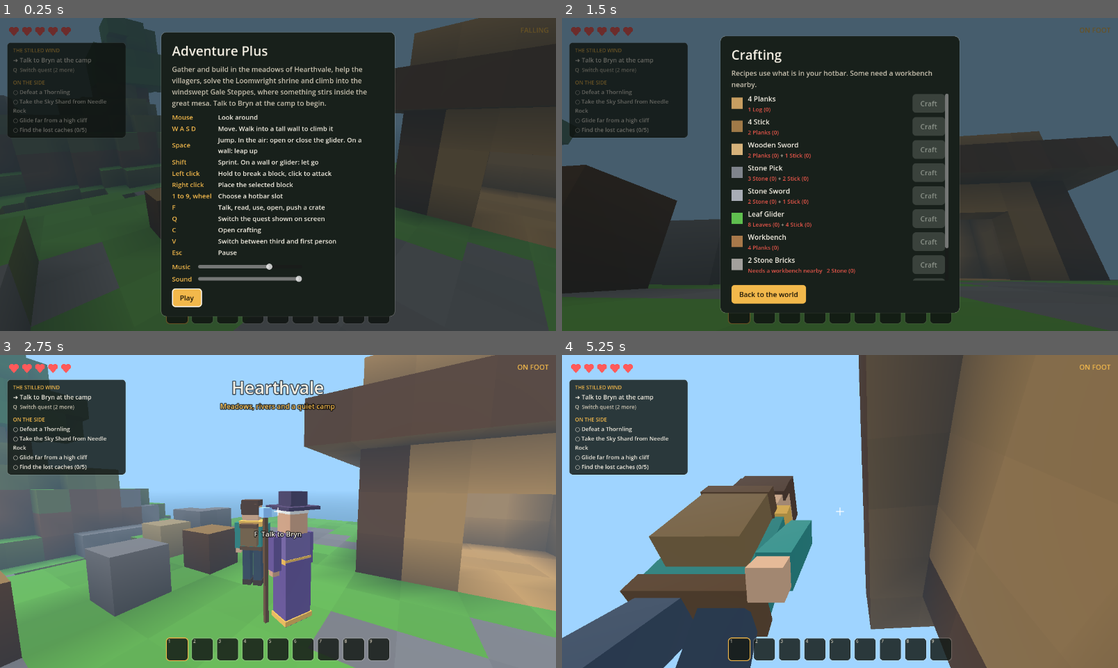
Above: before the commit, frames 1-4 (two rows, left to right).
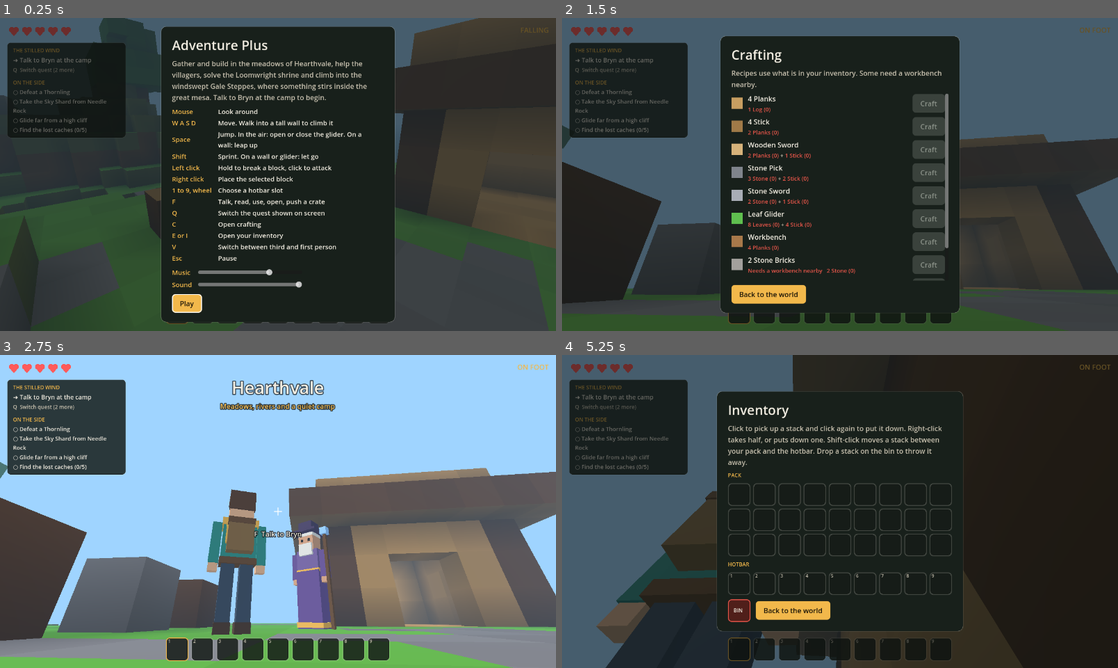
Above: after the commit, the same moments.

Repository: andrewsmith4501-oss/adventure-plus
Game: Godot game, scene res://main.tscn
Two runs of this game, one before a commit and one after it. Both use one fixed random seed, a clock stepped at 60 frames per second and the inputs below.
Inputs (mouse positions are in pixels of both pictures, inside the frame that each line leads up to):
- Up to frame 1 (0.25 s): no input
- Up to frame 2 (1.5 s): click "Play" at 0.5 s; tap Enter at 1.25 s; move the mouse to (867, 174) at 1.27 s; hold W from 1.28 s (still down); tap C at 1.35 s; click (867, 174) at 1.42 s
- Up to frame 3 (2.75 s): tap Space at 1.52 s; tap E at 1.55 s; release W at 2 s; click (233, 611) at 2 s, where only the run after the commit has a clickable "Back to the world"
- Up to frame 4 (5.25 s): move the mouse to (812, 511) at 2.77 s; hold W 2.78-3.5 s; tap E at 2.85 s; click (812, 511) at 2.92 s; tap Space at 3.02 s; tap I at 3.05, 4.35 s; click (767, 630) at 3.5 s, where only the run before the commit has a clickable "Back to the world"; move the mouse to (851, 505) at 4.27 s; hold W from 4.28 s (still down); click (851, 505) at 4.42 s; tap Tab at 4.55, 5.1 s; move the mouse to (834, 517) at 5.02 s; click (834, 517) at 5.17 s

The runs differ from the first frame. In frame 1, 9.0% of the frame differs, in the area x 28-72%, y 2-98%; in frame 2, 4.6%; in frame 3, 61%; in frame 4, 98%, in the area x 0-100%, y 0-100%.

Commit message:
Fix Wren's bridge check and add a block-game style inventory
- The bridge check only accepted a walkway reachable from the ground at
  one exact spot on each bank, so bridges built off the flag posts or
  higher up never counted. It now accepts any dry walkway across the
  river near the flags (steps of at most one block), and it also counts
  a bridge built before meeting Wren.
- Inventory (E or I): a 27-slot pack plus the hotbar, with pick up and
  put down, right-click to split or place one, shift-click between pack
  and hotbar, and a bin. Crafting and pickups use the whole inventory.
- Playtest: 68 checks pass (the bridge test now builds a high bridge off
  the posts).

Co-Authored-By: Claude Opus 5.5 <noreply@anthropic.com>
Claude-Session: https://claude.ai/code/session_01PrQutiwT3uzNgQf1qZqPAJ

Diff:
--- a/scripts/game.gd
+++ b/scripts/game.gd
@@ -83,7 +83,7 @@
 	]},
 	{"title": "A Bridge for Wren", "steps": [
 		{"id": "wren_talk", "text": "Meet Wren by the river, north-east of camp"},
-		{"id": "bridge", "text": "Build a dry bridge between Wren's two flag posts"},
+		{"id": "bridge", "text": "Build a dry bridge across the river by Wren's flag posts"},
 		{"id": "wren_return", "text": "Tell Wren the bridge is ready"},
 	]},
 	{"title": "The Hearthroot Shrine", "steps": [
@@ -138,7 +138,12 @@
 var npcs: Array = []
 var camera: Camera3D
 var enemies: Array = []
+## slots[0..8] are the hotbar, slots[9..35] the pack (the rest of the inventory).
 var slots: Array = []
+const HOTBAR := 9
+const PACK := 27
+## The stack picked up with the mouse in the inventory screen, or null.
+var cursor = null
 var sel := 0
 var running := false
 var started := false
@@ -235,6 +240,8 @@
 	add_child(hud)
 	hud.play_pressed.connect(_resume)
 	hud.craft_closed.connect(_resume)
+	hud.inv_closed.connect(_resume)
+	hud.inv_clicked.connect(_inv_click)
 	hud.respawn_pressed.connect(_respawn)
 	hud.craft_requested.connect(_craft)
 	hud.music_volume_changed.connect(audio.set_music_volume)
@@ -250,7 +257,7 @@
 		e.place_on_ground(world)
 		enemies.append(e)
 
-	slots.resize(9)
+	slots.resize(HOTBAR + PACK)
 	hud.set_hearts(player.hp, player.max_hp)
 	_render_quest()
 	_render_hotbar()
@@ -398,7 +405,7 @@
 			slots[i] = {"id": id, "n": n}
 			_render_hotbar()
 			return true
-	toast("Hotbar full")
+	toast("Inventory full")
 	return false
 
 
@@ -425,7 +432,9 @@
 
 
 func _render_hotbar() -> void:
-	hud.render_hotbar(slots, sel, items)
+	hud.render_hotbar(slots.slice(0, HOTBAR), sel, items)
+	if hud.screens["inv"].visible:
+		hud.render_inventory(slots, cursor, items)
 	player.set_held(sel_item())
 
 
@@ -638,16 +647,25 @@
 func _talk_to_wren() -> void:
 	if wren.walking():
 		_say("Wren", ["Coming, coming! Carts are slow, and so am I."])
+	elif not done.has("wren_talk") and done.has("bridge"):
+		_say("Wren", [
+			"Oh! Hello there! I'm Wren. I build things: gliders, gadgets, anything with a spring in it.",
+			"My cart's been stuck on this side of the river since the old ford washed out... and you've built a bridge! Did you read my mind?",
+			"Here's my thanks: ladders and spring pads. Craft them at a workbench. Ladders cost no stamina, and they cling to anything, even Loomstone.",
+			"A spring pad flings you into the sky, so open your glider at the top. I'll set up a workbench by Bryn's fire.",
+		], func() -> void:
+			complete("wren_talk")
+			_reward_wren())
 	elif not done.has("wren_talk"):
 		_say("Wren", [
 			"Oh! Hello there! I'm Wren. I build things: gliders, gadgets, anything with a spring in it.",
 			"My cart's stuck on this side of the river. The old ford washed out, and carts don't swim.",
 			"Bryn's camp is just over there, and I'd love to set up shop by the fire. Could you build me a bridge?",
-			"Anything from my flag post to the one across the water. Planks, stone, even dirt. It just has to be dry, with no step taller than one block.",
+			"Anything across the water near my red flags. Planks, stone, even dirt. It just has to be dry, with no step taller than one block.",
 		], func() -> void: complete("wren_talk"))
 	elif not done.has("bridge"):
 		_say("Wren", [
-			"From my red flag to the other one. Keep it above the water and no steps taller than one block, or the cart tips over.",
+			"Across the river, somewhere near my red flags. Keep it above the water and no steps taller than one block, or the cart tips over.",
 		])
 	elif not done.has("wren_return"):
 		_say("Wren", [
@@ -739,6 +757,7 @@
 # ---------------------------------------------------------------- pause / screens
 
 func _resume() -> void:
+	_return_cursor()
 	hud.show_screen("")
 	Input.mouse_mode = Input.MOUSE_MODE_CAPTURED
 	running = true
@@ -765,6 +784,90 @@
 		Input.mouse_mode = Input.MOUSE_MODE_VISIBLE
 		hud.render_recipes(_recipe_rows())
 		hud.show_screen("craft")
+
+
+func _toggle_inventory() -> void:
+	if hud.screens["inv"].visible:
+		_resume()
+	elif running and not talking():
+		running = false
+		mouse_down = false
+		Input.mouse_mode = Input.MOUSE_MODE_VISIBLE
+		hud.render_inventory(slots, cursor, items)
+		hud.show_screen("inv")
+
+
+## Inventory clicks, like a block game: left click picks up or puts down a
+## stack (swapping or merging), right click takes half or puts down one,
+## shift-click moves a stack between the hotbar and the pack. Slot -1 is the bin.
+func _inv_click(i: int, button: int, shift: bool) -> void:
+	if i < 0:
+		if cursor != null:
+			audio.play("break_soft", -6.0)
+			toast("Threw away %d %s" % [cursor["n"], items[cursor["id"]]["name"]])
+			cursor = null
+	else:
+		var st = slots[i]
+		if shift and button == MOUSE_BUTTON_LEFT and cursor == null:
+			if st != null:
+				var to_pack := i < HOTBAR
+				var lo := HOTBAR if to_pack else 0
+				var hi := HOTBAR + PACK if to_pack else HOTBAR
+				var target := -1
+				for j in range(lo, hi):
+					if slots[j] != null and slots[j]["id"] == st["id"]:
+						target = j
+						break
+				if target < 0:
+					for j in range(lo, hi):
+						if slots[j] == null:
+							target = j
+							break
+				if target >= 0:
+					if slots[target] == null:
+						slots[target] = st
+					else:
+						slots[target]["n"] = int(slots[target]["n"]) + int(st["n"])
+					slots[i] = null
+		elif button == MOUSE_BUTTON_LEFT:
+			if cursor == null:
+				cursor = st
+				slots[i] = null
+			elif st == null:
+				slots[i] = cursor
+				cursor = null
+			elif st["id"] == cursor["id"]:
+				st["n"] = int(st["n"]) + int(cursor["n"])
+				cursor = null
+			else:
+				slots[i] = cursor
+				cursor = st
+		elif button == MOUSE_BUTTON_RIGHT:
+			if cursor == null and st != null:
+				var half := ceili(int(st["n"]) / 2.0)
+				cursor = {"id": st["id"], "n": half}
+				st["n"] = int(st["n"]) - half
+				if int(st["n"]) <= 0:
+					slots[i] = null
+			elif cursor != null and (st == null or st["id"] == cursor["id"]):
+				if st == null:
+					slots[i] = {"id": cursor["id"], "n": 1}
+				else:
+					st["n"] = int(st["n"]) + 1
+				cursor["n"] = int(cursor["n"]) - 1
+				if int(cursor["n"]) <= 0:
+					cursor = null
+	audio.play("ui_click", -8.0, 0.05)
+	_render_hotbar()
+
+
+## Puts a stack still held in the inventory screen back into the inventory.
+func _return_cursor() -> void:
+	if cursor == null:
+		return
+	var c: Dictionary = cursor
+	cursor = null
+	add_item(c["id"], c["n"])
 
 
 # ---------------------------------------------------------------- input
@@ -798,15 +901,21 @@
 		if not k.pressed or k.echo:
 			return
 		var code := k.physical_keycode
-		if code == KEY_C or code == KEY_E:
+		if code == KEY_C:
+			if hud.screens["inv"].visible:
+				_resume()
 			_toggle_craft()
+		elif code == KEY_E or code == KEY_I or code == KEY_TAB:
+			if hud.screens["craft"].visible:
+				_resume()
+			_toggle_inventory()
 		elif code == KEY_ESCAPE:
 			if running and talking():
 				_dialog = []
 				hud.hide_dialog()
 			elif running:
 				_pause()
-			elif hud.screens["craft"].visible:
+			elif hud.screens["craft"].visible or hud.screens["inv"].visible:
 				_resume()
 		elif not running:
 			return
@@ -1159,9 +1268,10 @@
 		_render_quest()
 
 
-## Watches Wren's crossing once you've agreed to build the bridge.
+## Watches Wren's crossing for a finished bridge (even one built before
+## you've met Wren).
 func _update_bridge(dt: float) -> void:
-	if not done.has("wren_talk") or done.has("bridge"):
+	if done.has("bridge"):
 		return
 	_bridge_t -= dt
 	if _bridge_t > 0.0:
@@ -1172,7 +1282,7 @@
 		return
 	if not world.ford_route().is_empty():
 		complete("bridge")
-		toast("Wren: It looks sturdy! Come and tell me.")
+		toast("Wren: It looks sturdy! Come and tell me." if done.has("wren_talk") else "Someone by the river is waving at you")
 
 
 ## Called by the hero when a spring pad launches them.
--- a/scripts/hud.gd
+++ b/scripts/hud.gd
@@ -4,6 +4,8 @@
 
 signal play_pressed
 signal craft_closed
+signal inv_closed
+signal inv_clicked(index: int, button: int, shift: bool)
 signal respawn_pressed
 signal craft_requested(index: int)
 signal music_volume_changed(value: float)
@@ -57,6 +59,10 @@
 var goals_box: VBoxContainer
 var hurt_rect: ColorRect
 var recipes_box: VBoxContainer
+var pack_grid: GridContainer
+var inv_hotbar: HBoxContainer
+var bin_slot: Panel
+var cursor_icon: Control
 var start_title: Label
 var play_button: Button
 var screens := {}
@@ -178,6 +184,7 @@
 
 	_build_start_screen()
 	_build_craft_screen()
+	_build_inventory_screen()
 	_build_dead_screen()
 
 
@@ -282,6 +289,7 @@
 		["F", "Talk, read, use, open, push a crate"],
 		["Q", "Switch the quest shown on screen"],
 		["C", "Open crafting"],
+		["E or I", "Open your inventory"],
 		["V", "Switch between third and first person"],
 		["Esc", "Pause"],
 	]
@@ -320,7 +328,7 @@
 
 
 func _build_craft_screen() -> void:
-	var box := _make_screen("craft", "Crafting", "Recipes use what is in your hotbar. Some need a workbench nearby.")
+	var box := _make_screen("craft", "Crafting", "Recipes use what is in your inventory. Some need a workbench nearby.")
 	var scroll := ScrollContainer.new()
 	scroll.custom_minimum_size = Vector2(500, 430)
 	scroll.horizontal_scroll_mode = ScrollContainer.SCROLL_MODE_DISABLED
@@ -332,6 +340,105 @@
 	var close := _button("Back to the world")
 	close.pressed.connect(func() -> void: craft_closed.emit())
 	box.add_child(close)
+
+
+func _build_inventory_screen() -> void:
+	var box := _make_screen("inv", "Inventory", "Click to pick up a stack and click again to put it down. Right-click takes half, or puts down one. Shift-click moves a stack between your pack and the hotbar. Drop a stack on the bin to throw it away.")
+	box.add_child(_label("PACK", 12, ACCENT))
+	pack_grid = GridContainer.new()
+	pack_grid.columns = 9
+	pack_grid.add_theme_constant_override("h_separation", 6)
+	pack_grid.add_theme_constant_override("v_separation", 6)
+	box.add_child(pack_grid)
+	box.add_child(_label("HOTBAR", 12, ACCENT))
+	inv_hotbar = HBoxContainer.new()
+	inv_hotbar.add_theme_constant_override("separation", 6)
+	box.add_child(inv_hotbar)
+	var row := HBoxContainer.new()
+	row.add_theme_constant_override("separation", 12)
+	bin_slot = Panel.new()
+	bin_slot.custom_minimum_size = Vector2(52, 52)
+	bin_slot.add_theme_stylebox_override("panel", _style(Color(0.35, 0.12, 0.1, 0.85), 8, 0, 0, DANGER, 2))
+	bin_slot.tooltip_text = "Bin: drop a stack here to throw it away"
+	var bl := _label("BIN", 12, INK)
+	bl.position = Vector2(13, 17)
+	bin_slot.add_child(bl)
+	bin_slot.gui_input.connect(func(ev: InputEvent) -> void: _slot_input(ev, -1))
+	row.add_child(bin_slot)
+	var close := _button("Back to the world")
+	close.size_flags_vertical = Control.SIZE_SHRINK_CENTER
+	close.pressed.connect(func() -> void: inv_closed.emit())
+	row.add_child(close)
+	box.add_child(row)
+	cursor_icon = Control.new()
+	cursor_icon.mouse_filter = Control.MOUSE_FILTER_IGNORE
+	cursor_icon.visible = false
+	cursor_icon.z_index = 10
+	root.add_child(cursor_icon)
+
+
+func _slot_input(ev: InputEvent, index: int) -> void:
+	if ev is InputEventMouseButton and ev.pressed:
+		var mb := ev as InputEventMouseButton
+		if mb.button_index == MOUSE_BUTTON_LEFT or mb.button_index == MOUSE_BUTTON_RIGHT:
+			inv_clicked.emit(index, mb.button_index, mb.shift_pressed)
+			get_viewport().set_input_as_handled()
+
+
+## One inventory square: a coloured swatch for the item and its count.
+func _slot_panel(s, items: Dictionary, border: Color, number := "") -> Panel:
+	var p := Panel.new()
+	p.custom_minimum_size = Vector2(52, 52)
+	p.add_theme_stylebox_override("panel", _style(PANEL, 8, 0, 0, border, 2))
+	if number != "":
+		var key := _label(number, 10, INK_DIM)
+		key.position = Vector2(5, 1)
+		key.mouse_filter = Control.MOUSE_FILTER_IGNORE
+		p.add_child(key)
+	if s != null:
+		_add_stack(p, s, items)
+		p.tooltip_text = items[s["id"]]["name"]
+	return p
+
+
+func _add_stack(p: Control, s, items: Dictionary) -> void:
+	var icon := ColorRect.new()
+	icon.color = items[s["id"]]["color"]
+	icon.position = Vector2(12, 12)
+	icon.size = Vector2(28, 28)
+	icon.mouse_filter = Control.MOUSE_FILTER_IGNORE
+	p.add_child(icon)
+	var n: int = s["n"]
+	if n > 1:
+		var cl := _label(str(n), 13)
+		cl.position = Vector2(22, 30)
+		cl.size = Vector2(26, 18)
+		cl.horizontal_alignment = HORIZONTAL_ALIGNMENT_RIGHT
+		cl.add_theme_color_override("font_outline_color", Color(0, 0, 0, 0.8))
+		cl.add_theme_constant_override("outline_size", 4)
+		cl.mouse_filter = Control.MOUSE_FILTER_IGNORE
+		p.add_child(cl)
+
+
+## slots: all 36 (hotbar first), cursor: the stack held by the mouse or null.
+func render_inventory(slots: Array, cursor, items: Dictionary) -> void:
+	for c in pack_grid.get_children():
+		c.queue_free()
+	for c in inv_hotbar.get_children():
+		c.queue_free()
+	for i in slots.size():
+		var p := _slot_panel(slots[i], items, EDGE, str(i + 1) if i < 9 else "")
+		var idx := i
+		p.gui_input.connect(func(ev: InputEvent) -> void: _slot_input(ev, idx))
+		if i < 9:
+			inv_hotbar.add_child(p)
+		else:
+			pack_grid.add_child(p)
+	for c in cursor_icon.get_children():
+		c.queue_free()
+	cursor_icon.visible = cursor != null
+	if cursor != null:
+		_add_stack(cursor_icon, cursor, items)
 
 
 func _build_dead_screen() -> void:
@@ -458,29 +565,8 @@
 	for c in hotbar.get_children():
 		c.queue_free()
 	for i in slots.size():
-		var p := Panel.new()
-		p.custom_minimum_size = Vector2(52, 52)
+		var p := _slot_panel(slots[i], items, ACCENT if i == sel else EDGE, str(i + 1))
 		p.mouse_filter = Control.MOUSE_FILTER_IGNORE
-		var border := ACCENT if i == sel else EDGE
-		p.add_theme_stylebox_override("panel", _style(PANEL, 8, 0, 0, border, 2))
-		var key := _label(str(i + 1), 10, INK_DIM)
-		key.position = Vector2(5, 1)
-		p.add_child(key)
-		var s = slots[i]
-		if s != null:
-			var icon := ColorRect.new()
-			icon.color = items[s["id"]]["color"]
-			icon.position = Vector2(12, 12)
-			icon.size = Vector2(28, 28)
-			icon.mouse_filter = Control.MOUSE_FILTER_IGNORE
-			p.add_child(icon)
-			var n: int = s["n"]
-			if n > 1:
-				var cl := _label(str(n), 13)
-				cl.position = Vector2(30, 30)
-				cl.size = Vector2(18, 18)
-				cl.horizontal_alignment = HORIZONTAL_ALIGNMENT_RIGHT
-				p.add_child(cl)
 		hotbar.add_child(p)
 
 
@@ -520,6 +606,8 @@
 
 
 func _process(delta: float) -> void:
+	if cursor_icon.visible:
+		cursor_icon.position = get_viewport().get_mouse_position() - Vector2(26, 26)
 	if _name_timer > 0.0:
 		_name_timer -= delta
 		if _name_timer <= 0.0:
--- a/scripts/world.gd
+++ b/scripts/world.gd
@@ -780,34 +780,60 @@
 	chests[Vector3i(best.x, best_h + 1, best.y)] = "beach"
 
 
-## A dry walking route across the river from one flag post to the other:
-## blocks to stand on above the water with two blocks of headroom, stepping
-## at most one block up or down. Returns the blocks walked on, or [].
+## A dry walkway across the river near Wren's flag posts: blocks to stand on
+## above the water with two blocks of headroom, each step at most one block
+## up or down, from a block on (or right next to) the west bank to one on (or
+## right next to) the east bank. Where it meets the banks doesn't matter, so a
+## bridge built off the flag posts or off a cliff counts too. Returns the
+## blocks walked on from west to east, or [].
 func ford_route() -> Array:
+	var bz0 := FORD_Z - 8
+	var bz1 := FORD_Z + 8
+	# The banks for each row: the last dry column west of the river and the
+	# first dry column east of it.
+	var west := {}
+	var east := {}
+	for z in range(bz0, bz1 + 1):
+		var rx := floori(river_x(z))
+		var wx := rx
+		while wx > rx - 14 and heights[wx + z * W] <= WATER:
+			wx -= 1
+		var ex := rx
+		while ex < rx + 14 and heights[ex + z * W] <= WATER:
+			ex += 1
+		west[z] = wx
+		east[z] = ex
 	var a: Vector2i = ford["a"]
 	var b: Vector2i = ford["b"]
-	var bx0 := a.x - 2
-	var bx1 := b.x + 2
-	var bz0 := FORD_Z - 8
-	var bz1 := FORD_Z + 8
+	var bx0 := a.x - 4
+	var bx1 := b.x + 4
 	var prev := {}
 	var queue: Array = []
-	for y in range(WATER, H - 3):
-		if _standable(a.x, y, a.y):
-			var s := Vector3i(a.x, y, a.y)
-			queue.append(s)
-			prev[s] = s
+	for z in range(bz0, bz1 + 1):
+		var wx: int = west[z]
+		for x in range(maxi(bx0, wx - 1), wx + 2):
+			for y in range(WATER, H - 3):
+				if _standable(x, y, z):
+					var s := Vector3i(x, y, z)
+					queue.append(s)
+					prev[s] = s
 	var head := 0
 	var dirs := [Vector2i(1, 0), Vector2i(0, 1), Vector2i(0, -1), Vector2i(-1, 0)]
 	while head < queue.size():
 		var cur: Vector3i = queue[head]
 		head += 1
-		if cur.x == b.x and cur.z == b.y:
+		var ex: int = east[cur.z]
+		if cur.x >= ex - 1 and cur.x > west[cur.z] + 1:
 			var route := [cur]
 			while prev[cur] != cur:
 				cur = prev[cur]
 				route.push_front(cur)
-			return route
+			# It has to actually cross water, not just walk along one bank.
+			for c in route:
+				var cc: Vector3i = c
+				if heights[cc.x + cc.z * W] <= WATER:
+					return route
+			continue
 		for d in dirs:
 			var nx: int = cur.x + d.x
 			var nz: int = cur.z + d.y
--- a/tests/playtest.gd
+++ b/tests/playtest.gd
@@ -169,15 +169,14 @@
 		[3, func():
 			shot("14_wren_ford")
 			game.player.first_person = false
-			# Build a plank bridge that ramps evenly from one bank to the other.
+			# Build a flat plank bridge high up beside the flag posts, the way a
+			# player might: it doesn't touch the ground on either side.
+			var post_w: Vector3i = game.world.ford["posts"][0]
+			var post_e: Vector3i = game.world.ford["posts"][1]
+			var y: int = post_e.y + 1
+			for x in range(post_w.x + 1, post_e.x):
+				game.world.set_block(x, y, post_w.z + 1, game.world.PLANKS)
 			var a: Vector2i = game.world.ford["a"]
-			var b: Vector2i = game.world.ford["b"]
-			var ya: int = int(game.world.surface_y(a.x, a.y)) - 1
-			var yb: int = int(game.world.surface_y(b.x, b.y)) - 1
-			for x in range(a.x + 1, b.x):
-				var y := maxi(roundi(lerpf(ya, yb, float(x - a.x) / (b.x - a.x))), game.world.WATER)
-				for z in [a.y, a.y + 1]:
-					game.world.set_block(x, y, z, game.world.PLANKS)
 			game.player.pos = Vector3(a.x + 0.5, game.world.surface_y(a.x + 0.5, a.y + 0.5), a.y + 0.5)],
 		[60, func():
 			check(not game.world.ford_route().is_empty(), "the bridge makes a dry route")
@@ -333,7 +332,35 @@
 			check(game.player.wings, "gale wings")
 			check(game.count("bricks") == 8, "bricks from a cache")
 			tp(Vector3(108.5, game.world.surface_y(108.5, 36.5), 36.5), 0.0, 0.1)],
-		[60, func(): shot("27_caches_hud")],
+		[60, func():
+			shot("27_caches_hud")
+			# The inventory: move a stack to the pack and back, split one, bin one.
+			var first = game.slots[0]
+			game._toggle_inventory()
+			check(game.hud.screens["inv"].visible, "inventory screen opens")
+			game._inv_click(0, MOUSE_BUTTON_LEFT, false)
+			check(game.slots[0] == null and game.cursor != null, "picked up hotbar slot 1")
+			game._inv_click(20, MOUSE_BUTTON_LEFT, false)
+			check(game.slots[20] == first and game.cursor == null, "put it in the pack")
+			game._inv_click(20, MOUSE_BUTTON_LEFT, true)
+			check(game.slots[20] == null and game.slots[0] == first, "shift-click moves it back to the hotbar")
+			var bricks := -1
+			for i in game.slots.size():
+				if game.slots[i] != null and game.slots[i]["id"] == "bricks":
+					bricks = i
+			game._inv_click(bricks, MOUSE_BUTTON_RIGHT, false)
+			check(game.cursor != null and game.cursor["n"] == 4 and game.count("bricks") == 4, "right-click takes half the bricks")
+			game._inv_click(30, MOUSE_BUTTON_RIGHT, false)
+			check(game.slots[30] != null and game.slots[30]["n"] == 1, "right-click puts down one")
+			game._inv_click(-1, MOUSE_BUTTON_LEFT, false)
+			check(game.cursor == null and game.count("bricks") == 5, "the bin throws the rest away")
+			game._inv_click(bricks, MOUSE_BUTTON_LEFT, false)
+			game.hud.render_inventory(game.slots, game.cursor, game.items)],
+		[10, func():
+			shot("28_inventory")
+			game._resume()
+			check(game.cursor == null and game.count("bricks") == 5, "closing returns the held stack")
+			check(not game.hud.screens["inv"].visible, "inventory closed")],
 		[1, func():
 			print("RESULT fails=%d" % fails)
 			quit(1 if fails > 0 else 0)],
